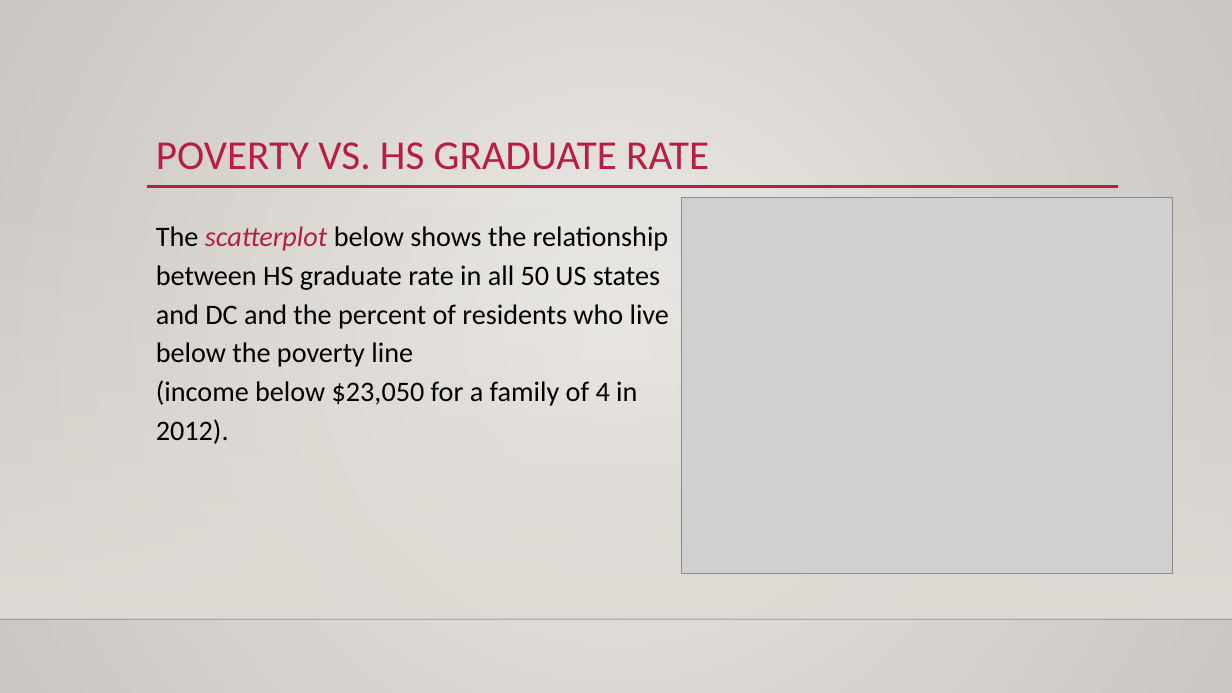
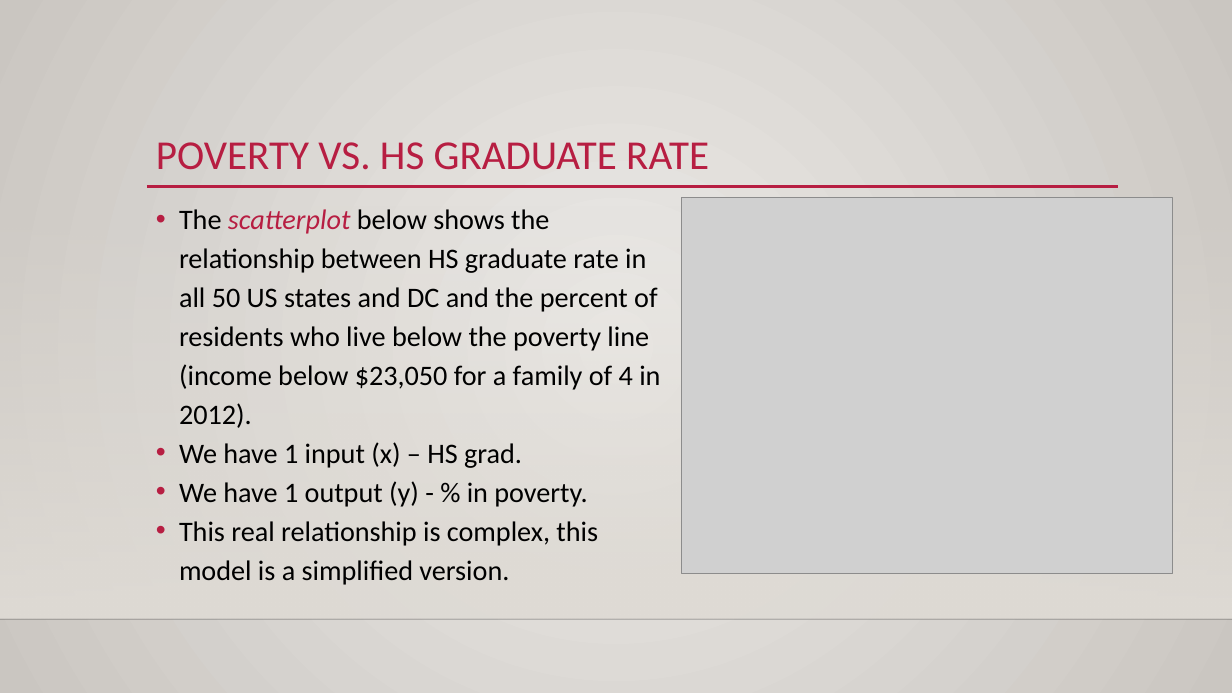
Before and after one commit to AkeemSemperDataScience/Basic_Stats_in_Python_Student_Repository, a slide deck: slide 6 of reference_material/slides/020_Linear_Least_Squares.pptx (slide 5 before the commit). Drawn at 1232x693 pixels with LibreOffice and Linux fonts; fonts in the diff are those of the drawing; grey boxes stand for pictures; background and template pictures are left out. Boxes give left, top, right and bottom in pixels: in the first picture for what was removed or moved away, otherwise in the second. Text is boxed around its words. In the diff, an @@ line names an element or a change of style, - is before the commit and + after.

```diff
--- a/reference_material/slides/020_Linear_Least_Squares.pptx
+++ b/reference_material/slides/020_Linear_Least_Squares.pptx
@@ text "The scatterplot below shows the ...": place and size @@
-text "The scatterplot below shows the ..." at (156,226,669,444)
+text "The scatterplot below shows the ..." at (179,209,660,585)
@@ text at (179,209,660,428): bullet none to • @@
@@ text at (179,442,598,585): paragraphs added @@
+• We have 1 input (x) – HS grad.
+• We have 1 output (y) - % in poverty.
+• This real relationship is complex, this model is a simplified version.
```
Also in this commit, not shown: 4 other slides changed, 2 slides added, 6 other files.
